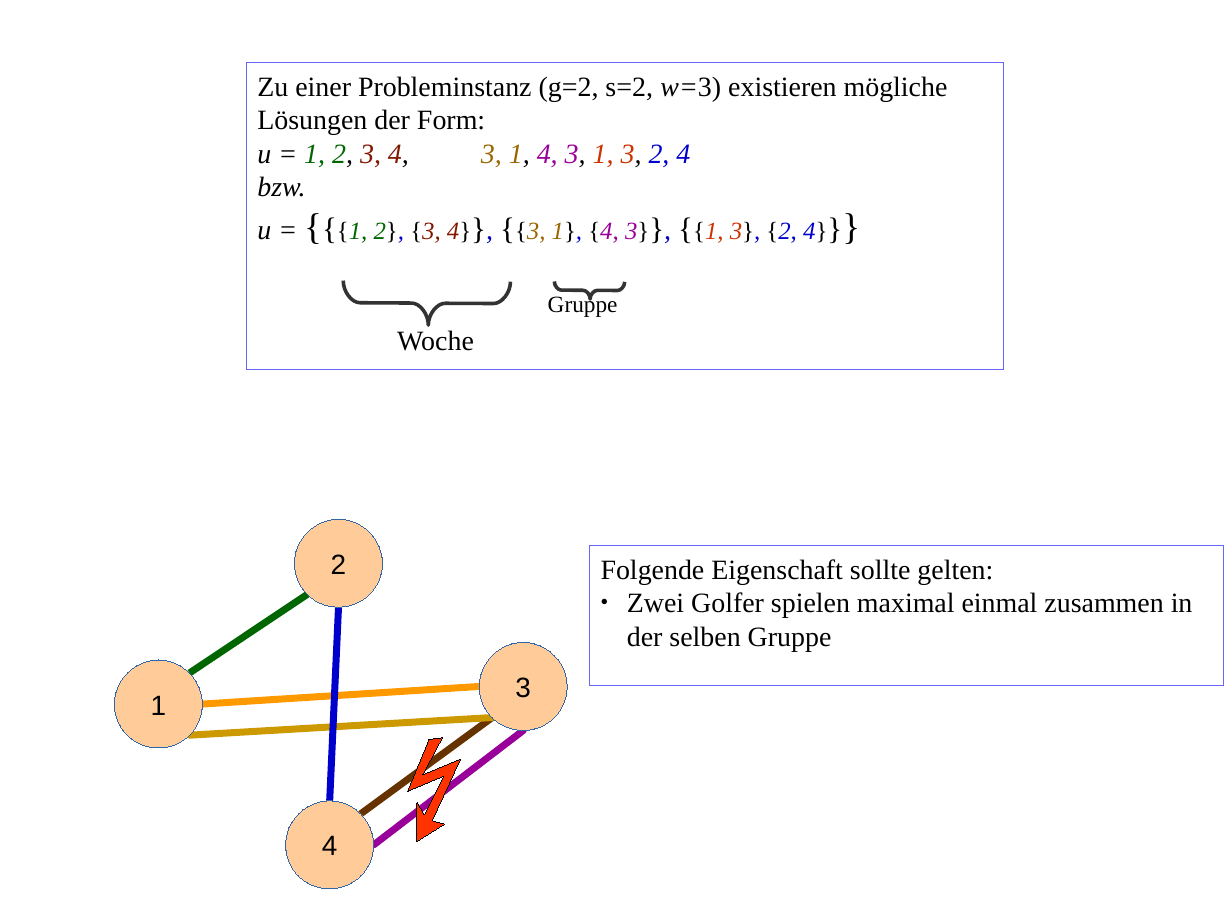
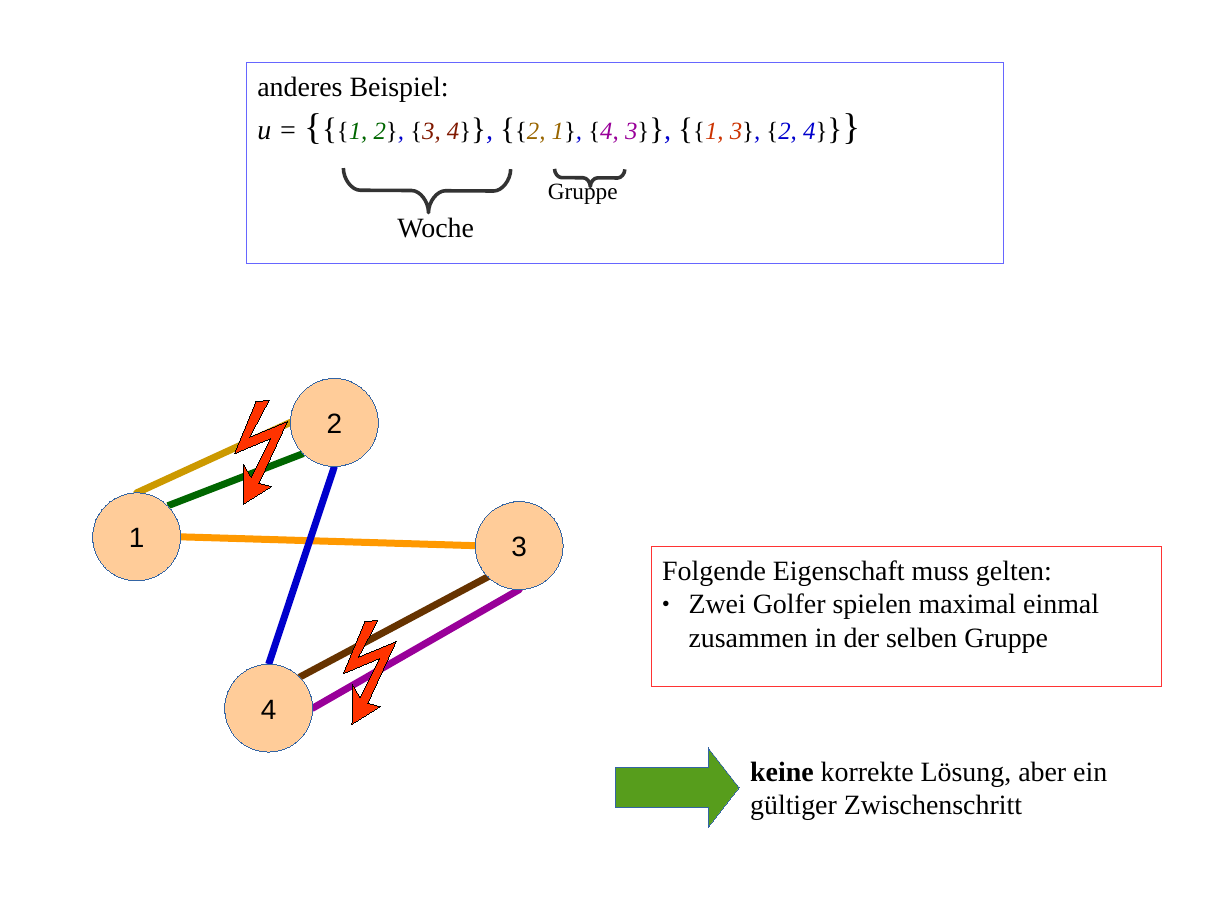
Before and after one commit to RincewindWizzard/social-golfers, a slide deck: slide 6 of presentation/DennisLindemannSocialGolferProblem.odp (slide 4 before the commit). Drawn at 1232x924 pixels with LibreOffice and Linux fonts; fonts in the diff are those of the drawing. Boxes give left, top, right and bottom in pixels: in the first picture for what was removed or moved away, otherwise in the second. Text is boxed around its words. In the diff, an @@ line names an element or a change of style, - is before the commit and + after.

```diff
--- a/presentation/DennisLindemannSocialGolferProblem.odp
+++ b/presentation/DennisLindemannSocialGolferProblem.odp
@@ rectangle "anderes Beispiel:": place and size @@
-rectangle "anderes Beispiel:" at <box>246,63,1003,369</box>
+rectangle "anderes Beispiel:" at <box>246,63,1003,264</box>
@@ text in rectangle at <box>257,76,827,143</box>: text changed; size 18 to 16 pt @@
-Zu einer Probleminstanz (g=2, s=2, w=3) existieren mögliche Lösungen der Form:
-u = 1, 2, 3, 4, 3, 1, 4, 3, 1, 3, 2, 4
-bzw.
-u = {{{1, 2}, {3, 4}}, {{3, 1}, {4, 3}}, {{1, 3}, {2, 4}}}
+anderes Beispiel:
+u = {{{1, 2}, {3, 4}}, {{2, 1}, {4, 3}}, {{1, 3}, {2, 4}}}
@@ text "Gruppe": place and size @@
-text "Gruppe" at <box>548,294,618,317</box>
+text "Gruppe" at <box>548,181,618,204</box>
@@ 2 freeform shapes, 1 text: place and size @@
-2 freeform shapes, 1 text at <box>343,281,626,351</box>
+2 freeform shapes, 1 text at <box>343,169,626,238</box>
@@ ellipse "2": place and size @@
-ellipse "2" at <box>295,520,383,608</box>
+ellipse "2" at <box>291,379,379,467</box>
@@ freeform shape added at <box>221,396,303,504</box>, fill #FF3300, outline #000000 0 pt @@
@@ line added from (136, 493) to (291, 423), #CC9900 4.51 pt @@
@@ line moved from (190, 673) - (307, 595) to (168, 506) - (303, 454) @@
@@ line moved from (339, 607) - (330, 802) to (334, 466) - (268, 664) @@
@@ ellipse "1": place and size @@
-ellipse "1" at <box>114,661,202,749</box>
+ellipse "1" at <box>93,493,181,581</box>
@@ ellipse "3": place and size @@
-ellipse "3" at <box>480,643,568,731</box>
+ellipse "3" at <box>475,502,563,590</box>
@@ line moved from (202, 704) - (480, 686) to (181, 537) - (475, 546) @@
@@ rectangle "Folgende Eigenschaft muss gelten:": place and size @@
-rectangle "Folgende Eigenschaft muss gelten:" at <box>590,546,1224,685</box>
+rectangle "Folgende Eigenschaft muss gelten:" at <box>652,547,1163,686</box>
@@ rectangle "Folgende Eigenschaft muss gelten:" at <box>652,547,1163,686</box>: outline #6666FF 0 pt to #FF3333 0 pt @@
@@ text in rectangle at <box>662,560,1052,586</box>: text changed @@
-Folgende Eigenschaft sollte gelten:
+Folgende Eigenschaft muss gelten:
@@ line moved from (492, 718) - (361, 814) to (489, 577) - (300, 677) @@
@@ line moved from (373, 845) - (523, 731) to (313, 709) - (520, 590) @@
@@ freeform shape: place and size @@
-freeform shape at <box>395,733,476,842</box>
+freeform shape at <box>331,616,413,725</box>
@@ ellipse "4": place and size @@
-ellipse "4" at <box>286,802,375,890</box>
+ellipse "4" at <box>225,664,313,752</box>
@@ line removed from (492, 718) to (190, 736) @@
@@ right arrow added at <box>616,748,739,827</box>, fill #579D1C, outline #3465A4 0 pt @@
@@ text added at <box>750,761,1107,820</box>, 18 pt, text #000000 @@
+keine korrekte Lösung, aber ein gültiger Zwischenschritt
```
Also in this commit, not shown: 4 other slides changed, 11 slides added, 5 slides removed, 1 other file.
